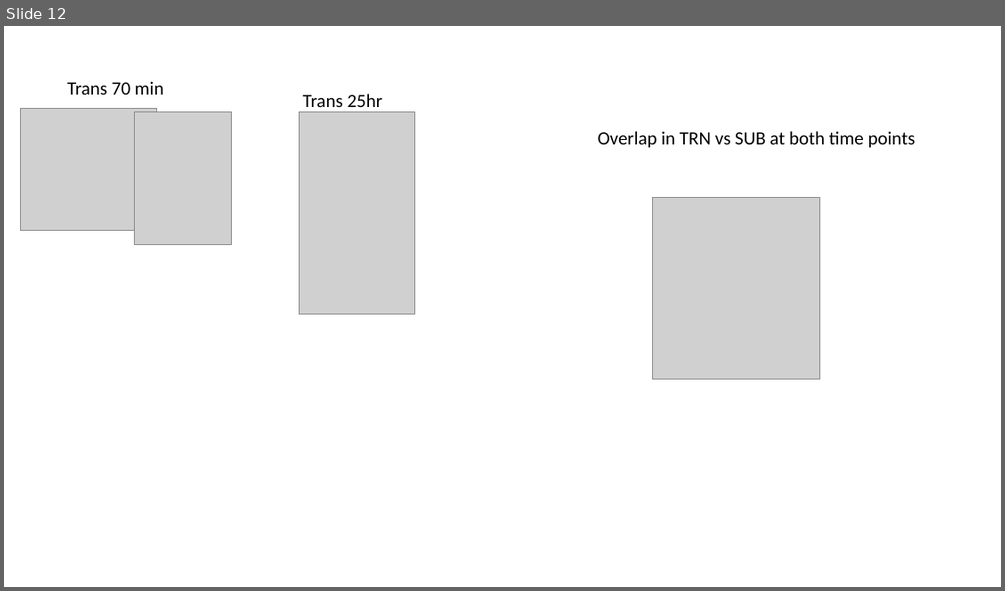
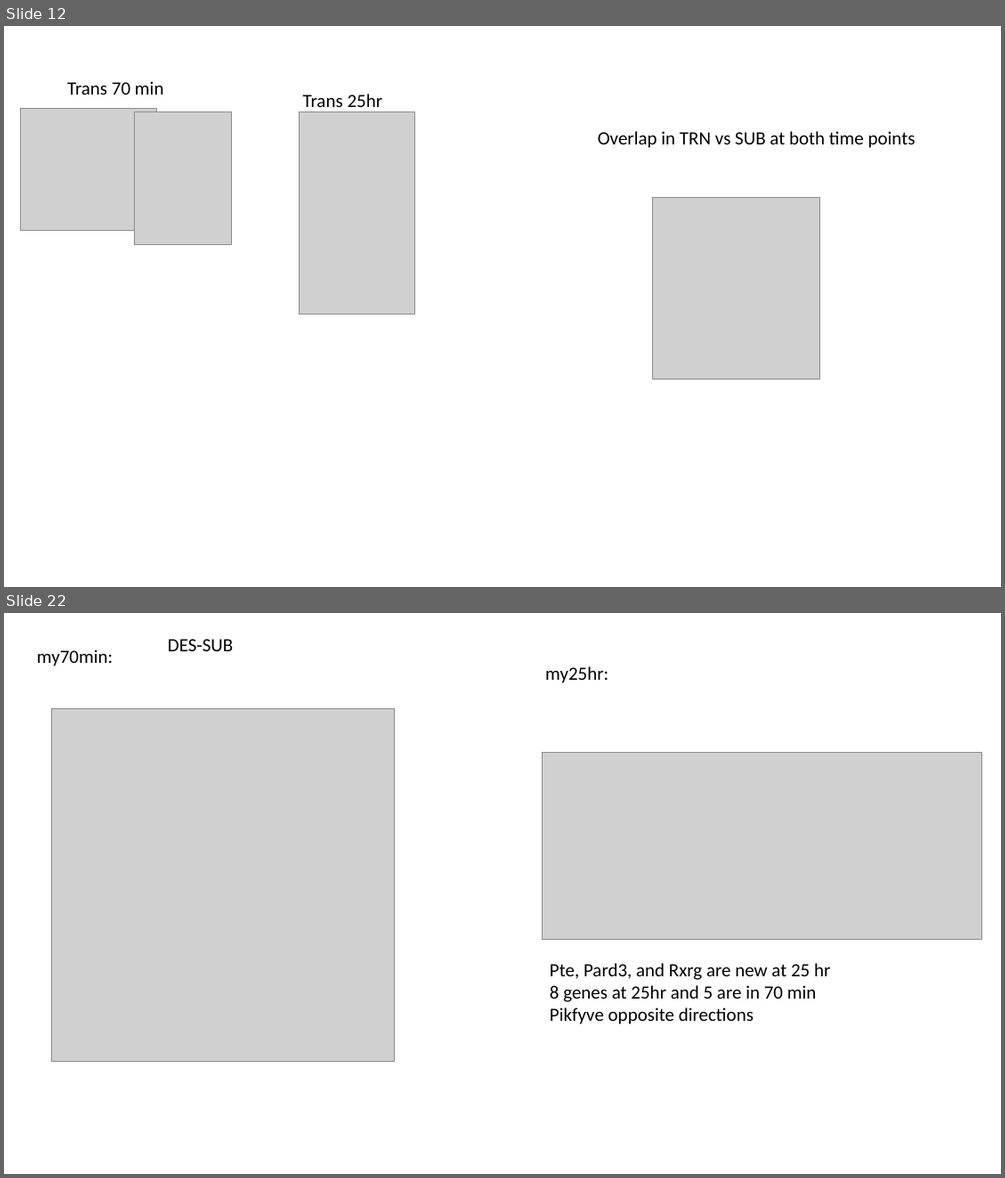
Before and after one commit to ty14/Transition25hr_Manuscript, a slide deck: manuscript/manuscript_figures/mPFC_manuscript_figures.pptx. Shown one above the other, each under a label of ours: slide 12 before the commit, slides 12 and 22 after it; the slides between them are not shown. The pictures are 1005x591 and 1005x1178 pixels, drawn with LibreOffice and Linux fonts; fonts in the diff are those of the drawing; grey boxes stand for pictures. Boxes give left, top, right and bottom in pixels: in the first picture for what was removed or moved away, otherwise in the second. Text is boxed around its words. In the diff, an @@ line names an element or a change of style, - is before the commit and + after.

```diff
--- a/manuscript/manuscript_figures/mPFC_manuscript_figures.pptx
+++ b/manuscript/manuscript_figures/mPFC_manuscript_figures.pptx
@@ slide 22 added at (x1=4, y1=613, x2=1001, y2=1174), background #FFFFFF @@
@@ text added at (x1=168, y1=639, x2=233, y2=651), 18 pt, text #000000 @@
+DES-SUB
@@ text added at (x1=37, y1=649, x2=113, y2=666), 18 pt, text #000000 @@
+my70min:
@@ text added at (x1=545, y1=666, x2=608, y2=683), 18 pt, text #000000 @@
+my25hr:
@@ picture added at (x1=52, y1=709, x2=395, y2=1061) @@
@@ picture added at (x1=542, y1=752, x2=982, y2=940) @@
@@ text added at (x1=550, y1=963, x2=830, y2=1024), 18 pt, text #000000 @@
+Pte, Pard3, and Rxrg are new at 25 hr
+8 genes at 25hr and 5 are in 70 min
+Pikfyve opposite directions
```
Also in this commit, not shown: 11 other slides added, 11 other files.
